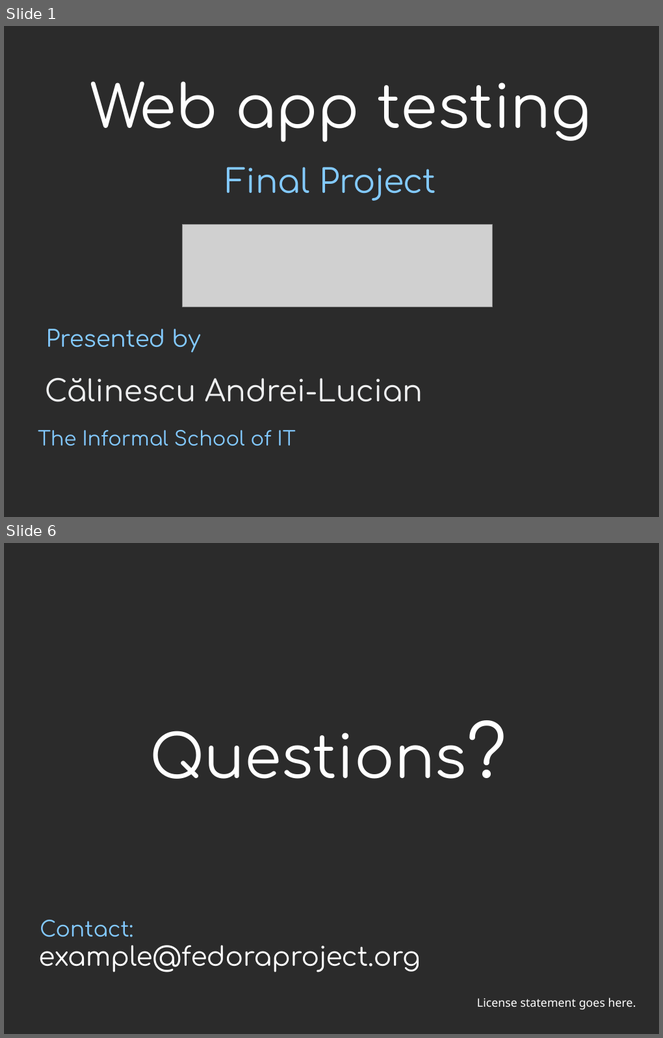
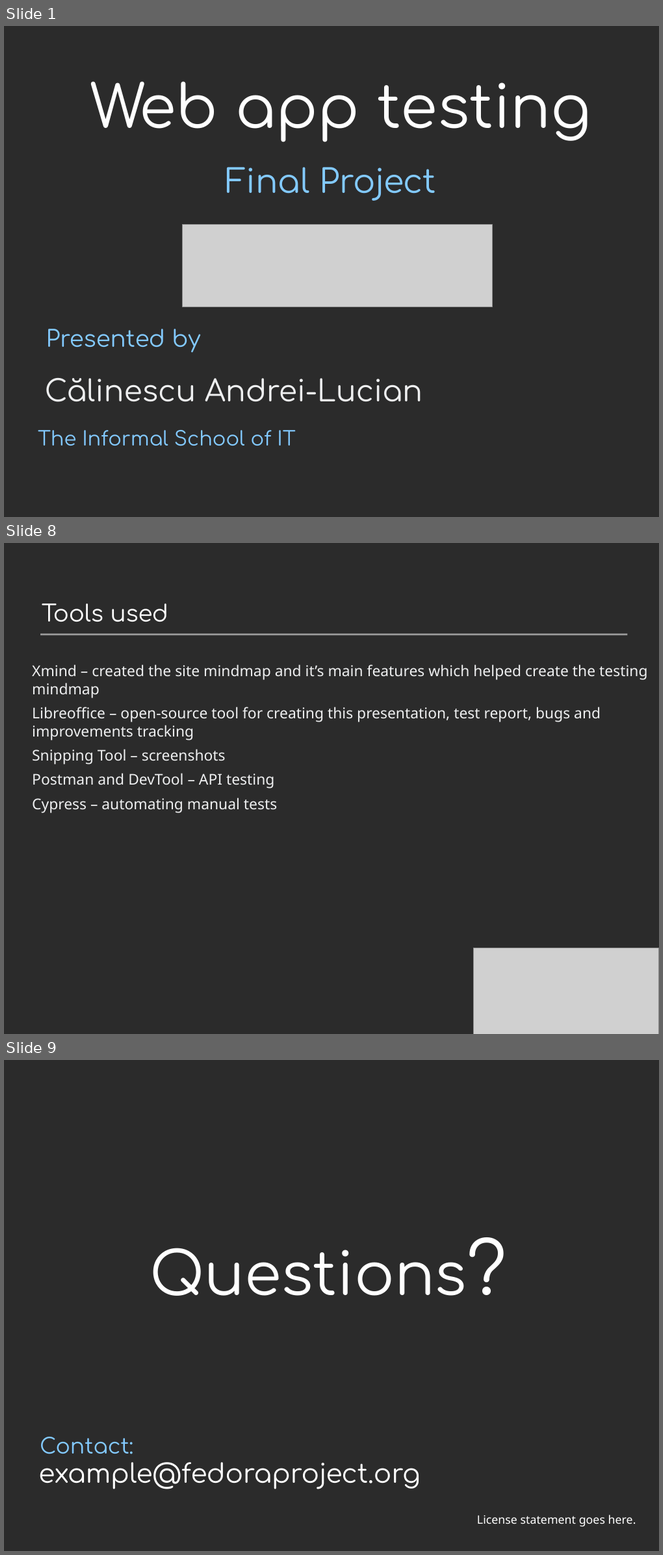
Before and after one commit to luciancalinescu95/Final-Project-eMAG.ro, a slide deck: Project Presentation.odp. Shown one above the other, each under a label of ours: slides 1 and 6 before the commit, slides 1, 8 and 9 after it; the slides between them are not shown. The pictures are 663x1038 and 663x1555 pixels, drawn with LibreOffice and Linux fonts; fonts in the diff are those of the drawing; grey boxes stand for pictures; background and template pictures are left out; a plain dark background stands for a picture behind light text. Boxes give left, top, right and bottom in pixels: in the first picture for what was removed or moved away, otherwise in the second. Text is boxed around its words. In the diff, an @@ line names an element or a change of style, - is before the commit and + after.

```diff
--- a/Project Presentation.odp
+++ b/Project Presentation.odp
@@ slide 8 added at bbox=[4, 543, 659, 1034], background picture (left out) @@
@@ title added at bbox=[42, 603, 168, 622], 28 pt, text #FFFFFF @@
+Tools used
@@ line added from (40, 635) to (628, 635), #999999 2.15 pt @@
@@ text added at bbox=[32, 665, 648, 813], 18 pt, text #EEEFF0 @@
+Xmind – created the site mindmap and it’s main features which helped create the testing mindmap
+Libreoffice – open-source tool for creating this presentation, test report, bugs and improvements tracking
+Snipping Tool – screenshots
+Postman and DevTool – API testing
+Cypress – automating manual tests
@@ picture added at bbox=[474, 949, 659, 1034] @@
@@ what was slide 6 is now slide 9 @@
```
Also in this commit, not shown: 3 slides changed, 3 other slides added, 1 slide removed.
